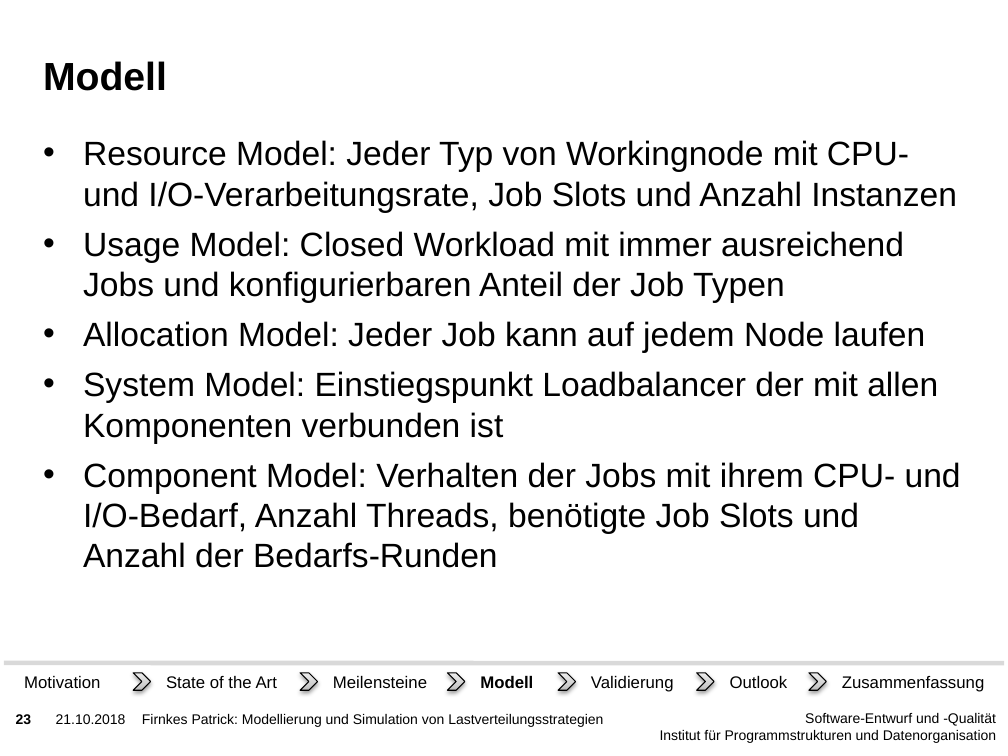
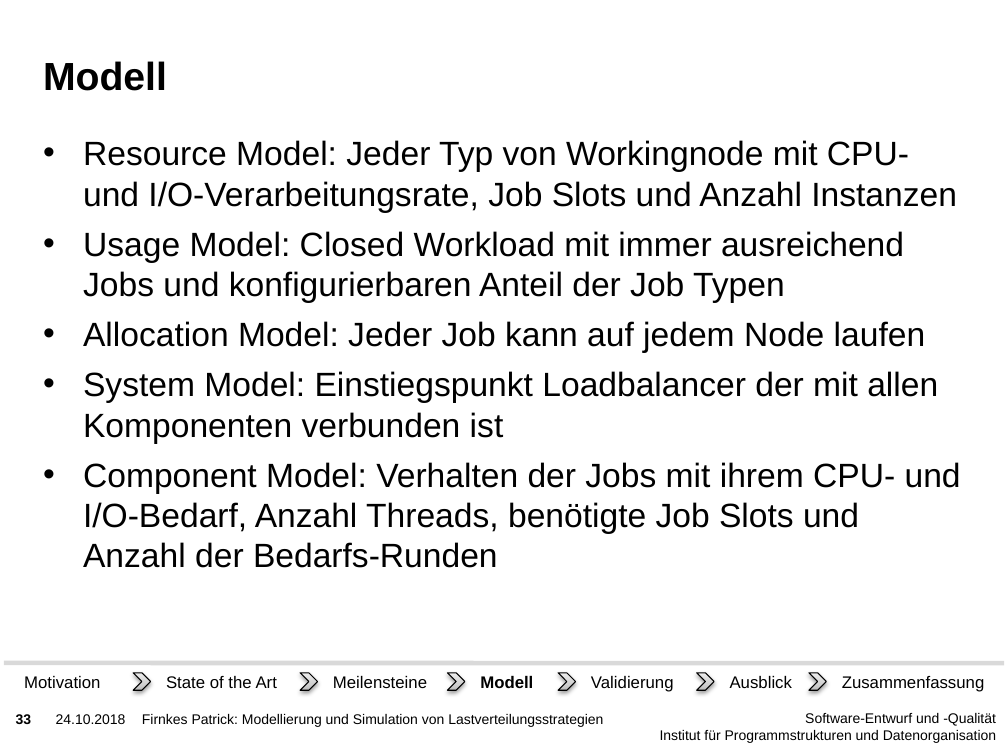
Before and after one commit to PatFirn/wlcg-loadbalancing, a slide deck: slide 33 of presentations/abschluss.pptx (slide 23 before the commit). Drawn at 1008x756 pixels with LibreOffice and Linux fonts; fonts in the diff are those of the drawing; background and template pictures are left out. Boxes give left, top, right and bottom in pixels: in the first picture for what was removed or moved away, otherwise in the second. Text is boxed around its words. In the diff, an @@ line names an element or a change of style, - is before the commit and + after.

```diff
--- a/presentations/abschluss.pptx
+++ b/presentations/abschluss.pptx
@@ text at <box>730,676,792,688</box>: text changed @@
-Outlook
+Ausblick
@@ page number at <box>16,714,32,724</box>: text changed @@
-23
+33
@@ text at <box>56,714,126,724</box>: text changed @@
-21.10.2018
+24.10.2018
```
Also in this commit, not shown: 31 other slides changed.
